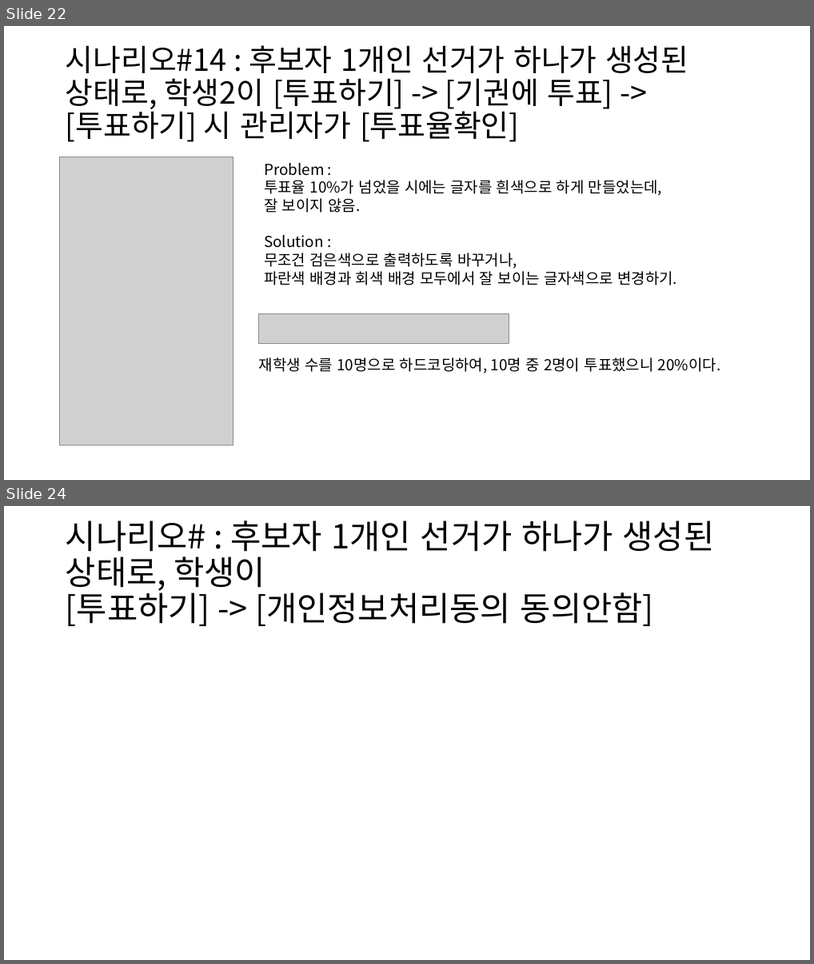
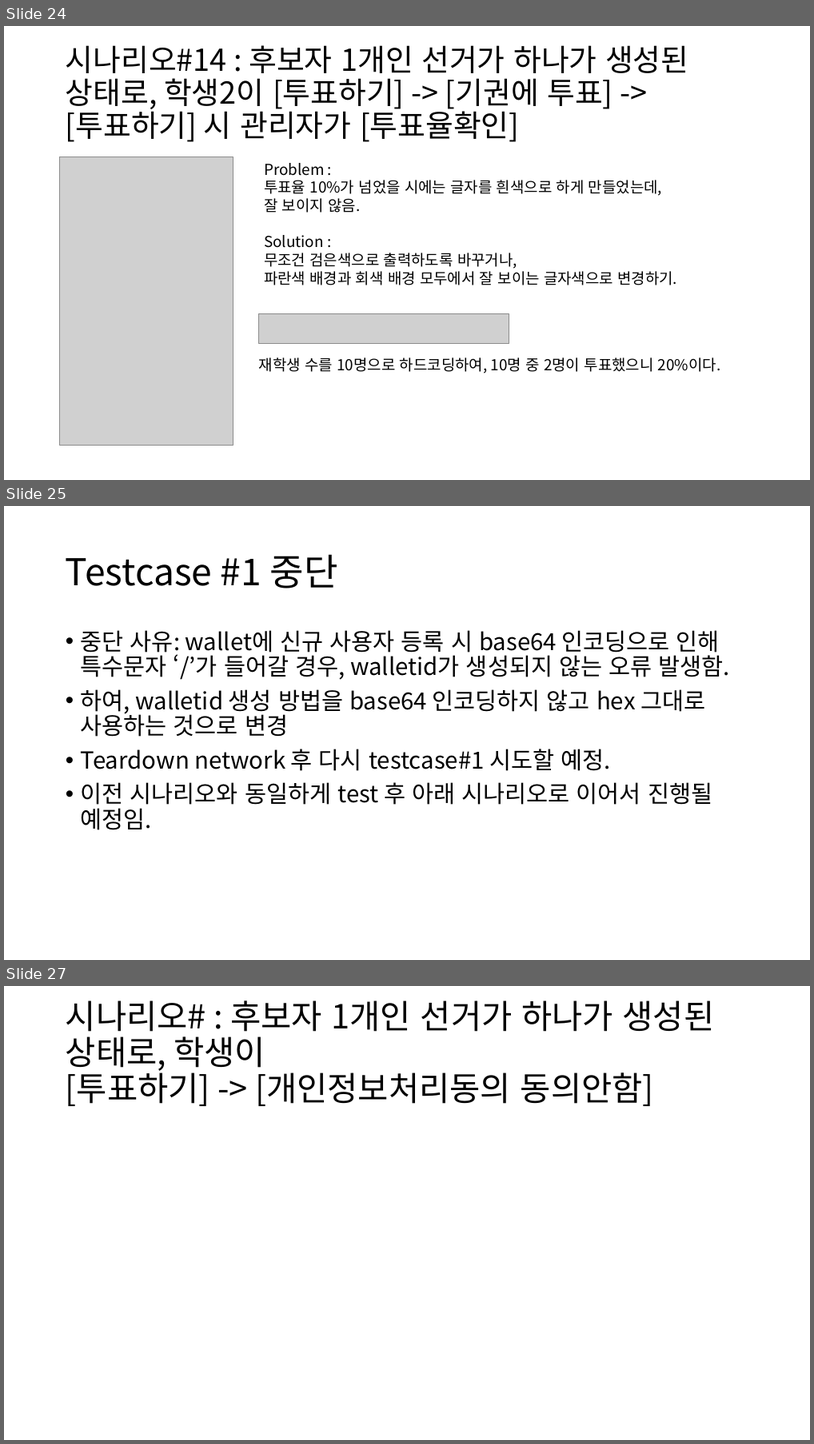
Before and after one commit to BL-UCKSS/evote-project, a slide deck: Document/Testcase/Testcase #1.pptx. Shown one above the other, each under a label of ours: slides 22 and 24 before the commit, slides 24, 25 and 27 after it; the slides between them are not shown. The pictures are 814x964 and 814x1444 pixels, drawn with LibreOffice and Linux fonts; fonts in the diff are those of the drawing; grey boxes stand for pictures. Boxes give left, top, right and bottom in pixels: in the first picture for what was removed or moved away, otherwise in the second. Text is boxed around its words. In the diff, an @@ line names an element or a change of style, - is before the commit and + after.

Commit message:
walletid 생성 방식 변경
base64인코딩하지 않고, hex 값을 사용하는 것으로 변경.
변경사유: base64인코딩 시 특수문자 '/' 가 들어갈 경우 wallet 생성안됨.

```diff
--- a/Document/Testcase/Testcase #1.pptx
+++ b/Document/Testcase/Testcase #1.pptx
@@ slide 25 added at [4,506,810,960], background #FFFFFF @@
@@ title added at [66,554,338,588], 44 pt, text #000000 @@
+Testcase #1 중단
@@ text added at [81,630,730,830], 28 pt, text #000000 @@
+• 중단 사유: wallet에 신규 사용자 등록 시 base64 인코딩으로 인해 특수문자 ‘/’가 들어갈 경우, walletid가 생성되지 않는 오류 발생함.
+• 하여, walletid 생성 방법을 base64 인코딩하지 않고 hex 그대로 사용하는 것으로 변경
+• Teardown network 후 다시 testcase#1 시도할 예정.
+• 이전 시나리오와 동일하게 test 후 아래 시나리오로 이어서 진행될 예정임.
@@ what was slide 22 is now slide 24 @@
@@ what was slide 24 is now slide 27 @@
```
Also in this commit, not shown: 2 slides changed, 2 other slides added, 1 other file.
